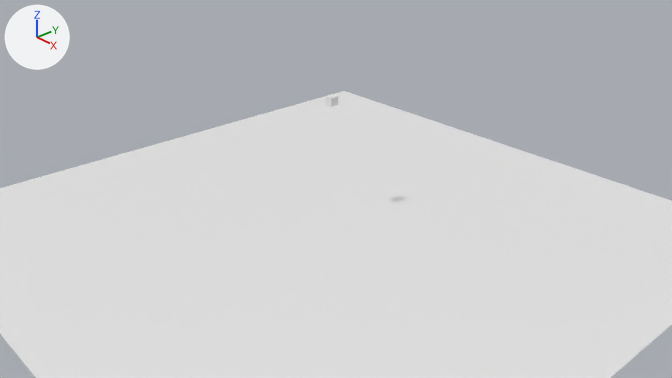
The Blender file sceneEmissionCroup.blend, before and after one commit.
The view is the same before and after, from the file's camera 'Camera'. Lighting does not change. The marker at upper left points along +X, +Y and +Z.
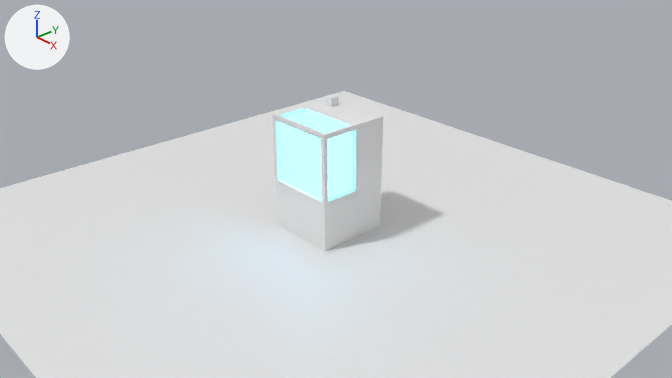
The change, as a diff of the scene's bpy script:
```diff
--- a/sceneEmissionCroup.blend.py
+++ b/sceneEmissionCroup.blend.py
@@ ob_cube @@
 ob_cube.location = (0.0, 0.0, 1.0)
-ob_cube.hide_set(True)  # its collection is switched off
```

Pixel boxes (x1, y1, x2, y2) of what changed, in the pictures (672 x 378 px):
'Cube', shown: after (272, 99, 383, 251)
